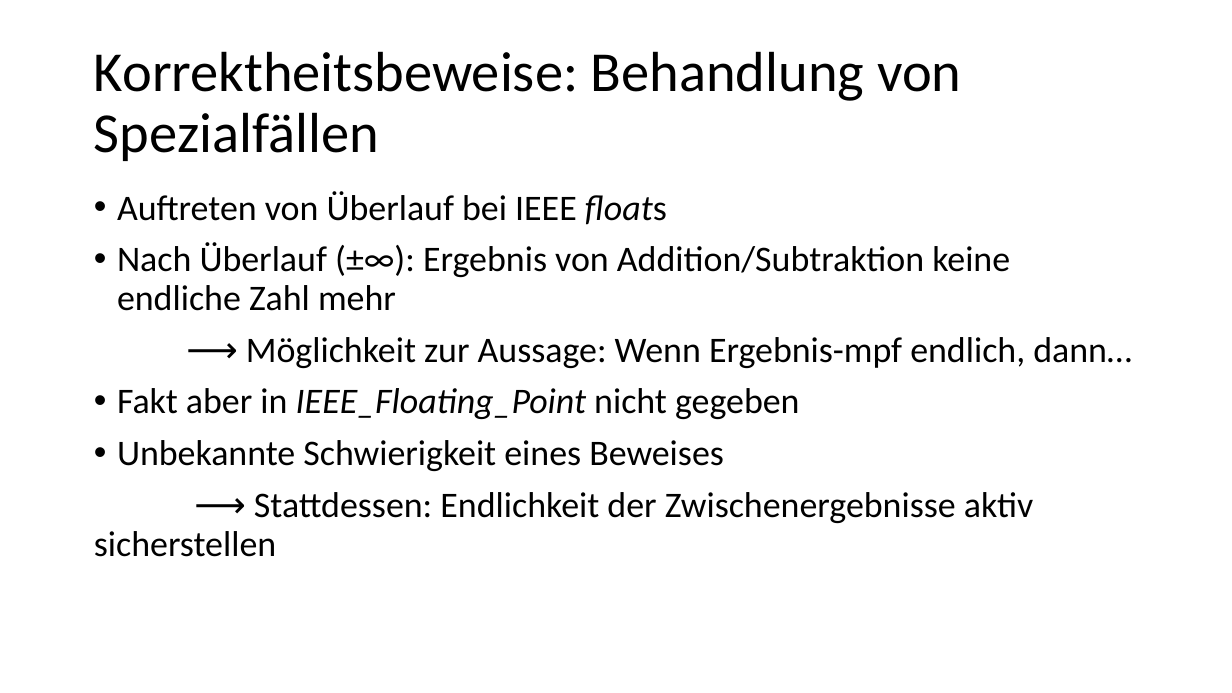
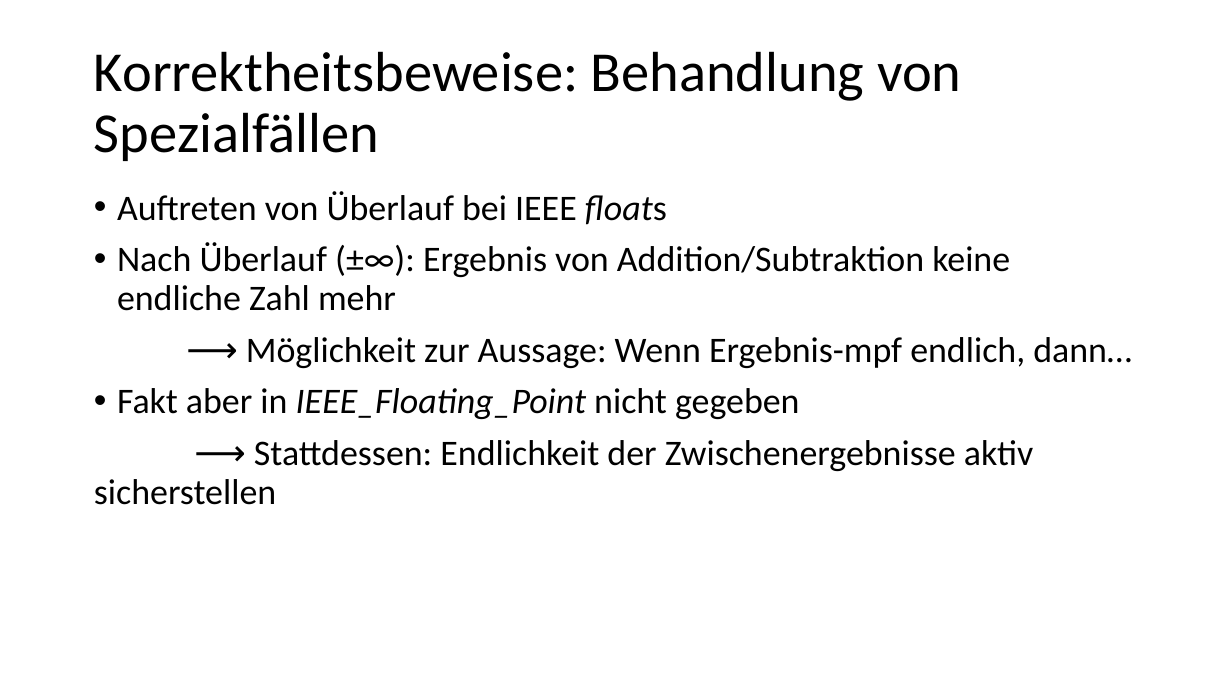
Before and after one commit to Helli/IsabelleBasicNumericalProofs, a slide deck: slide 14 of Vortrag.pptx. Drawn at 1232x693 pixels with LibreOffice and Linux fonts; fonts in the diff are those of the drawing. Boxes give left, top, right and bottom in pixels: in the first picture for what was removed or moved away, otherwise in the second. Text is boxed around its words. In the diff, an @@ line names an element or a change of style, - is before the commit and + after.

```diff
--- a/Vortrag.pptx
+++ b/Vortrag.pptx
@@ text at bbox=[117, 440, 724, 471]: paragraph removed @@
-• Unbekannte Schwierigkeit eines Beweises
```
Also in this commit, not shown: 9 other slides changed, 1 slide added, 4 slides removed, 1 other file.
